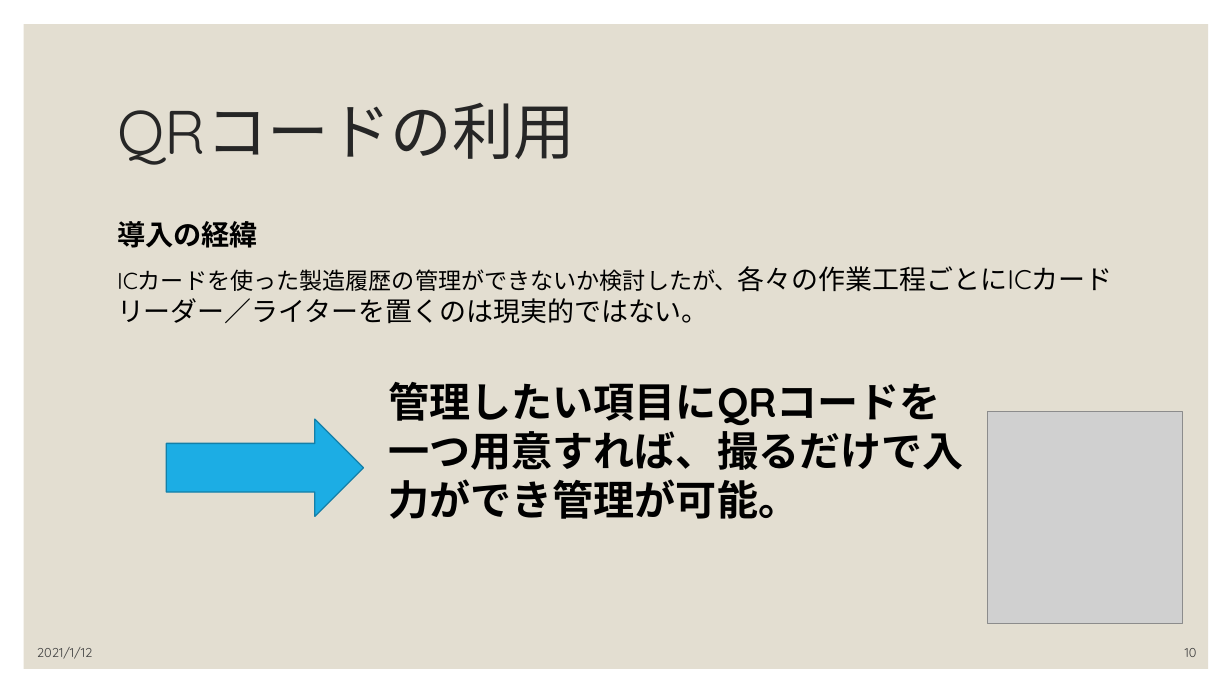
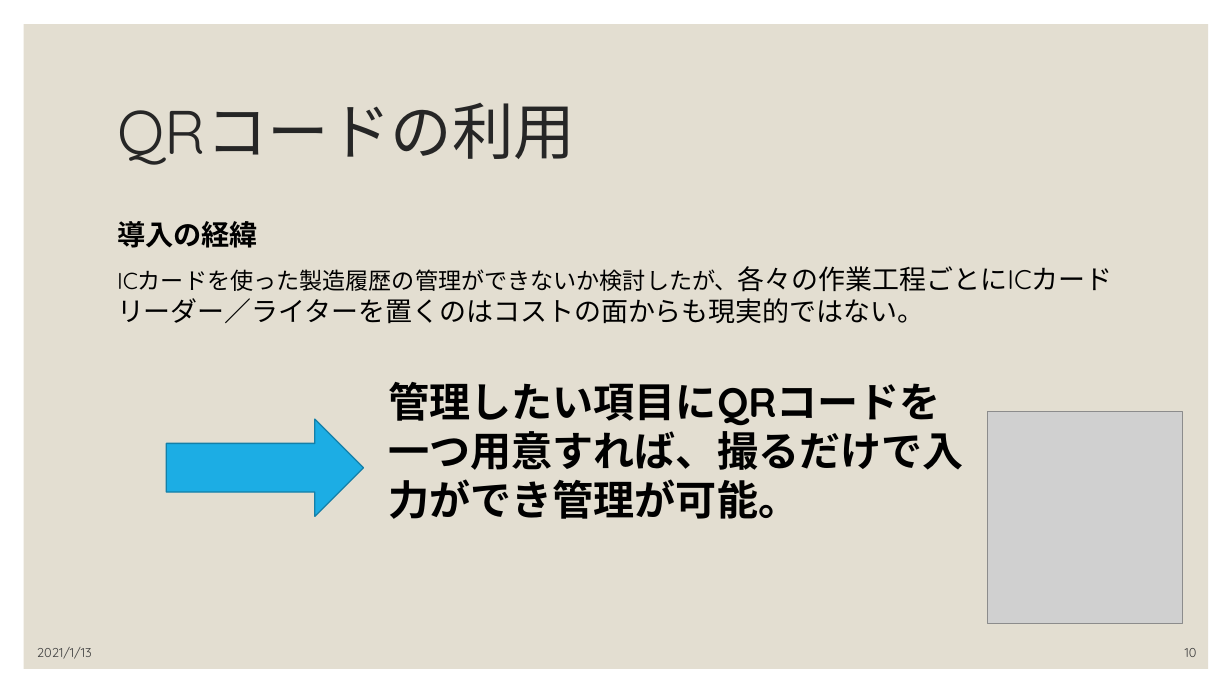
Before and after one commit to karm3104/PolyTech, a slide deck: slide 10 of 事例調査/034780スマート生産チャットボット.pptx. Drawn at 1232x693 pixels with LibreOffice and Linux fonts; fonts in the diff are those of the drawing; grey boxes stand for pictures. Boxes give left, top, right and bottom in pixels: in the first picture for what was removed or moved away, otherwise in the second. Text is boxed around its words. In the diff, an @@ line names an element or a change of style, - is before the commit and + after.

```diff
--- a/事例調査/034780スマート生産チャットボット.pptx
+++ b/事例調査/034780スマート生産チャットボット.pptx
@@ text at (117,266,1113,324): text changed @@
-ICカードを使った製造履歴の管理ができないか検討したが、各々の作業工程ごとにICカードリーダー／ライターを置くのは現実的ではない。
+ICカードを使った製造履歴の管理ができないか検討したが、各々の作業工程ごとにICカードリーダー／ライターを置くのはコストの面からも現実的ではない。
@@ text at (37,647,92,659): text changed @@
-2021/1/12
+2021/1/13
```
Also in this commit, not shown: 12 other slides changed, 1 other file.
